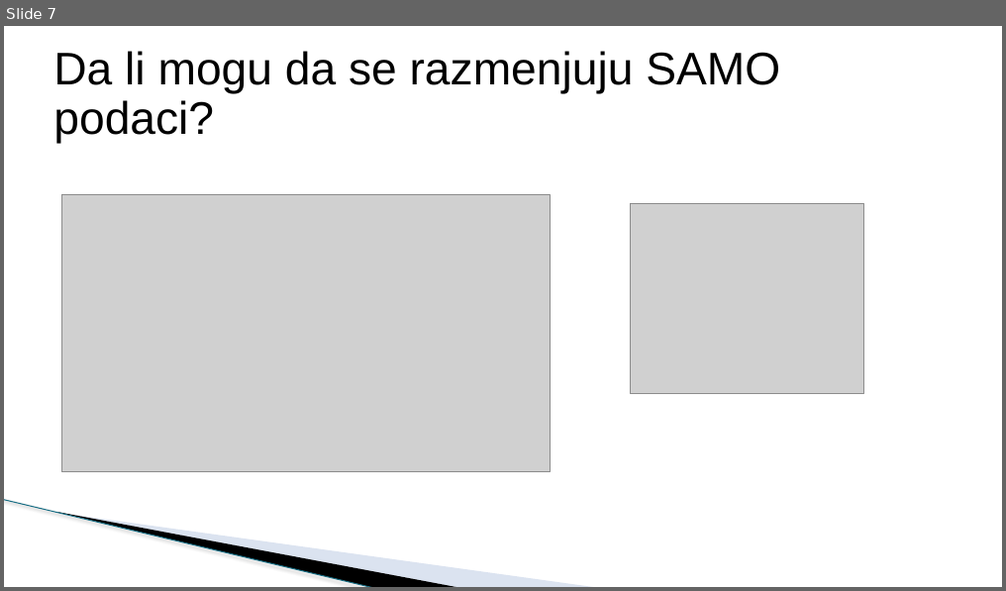
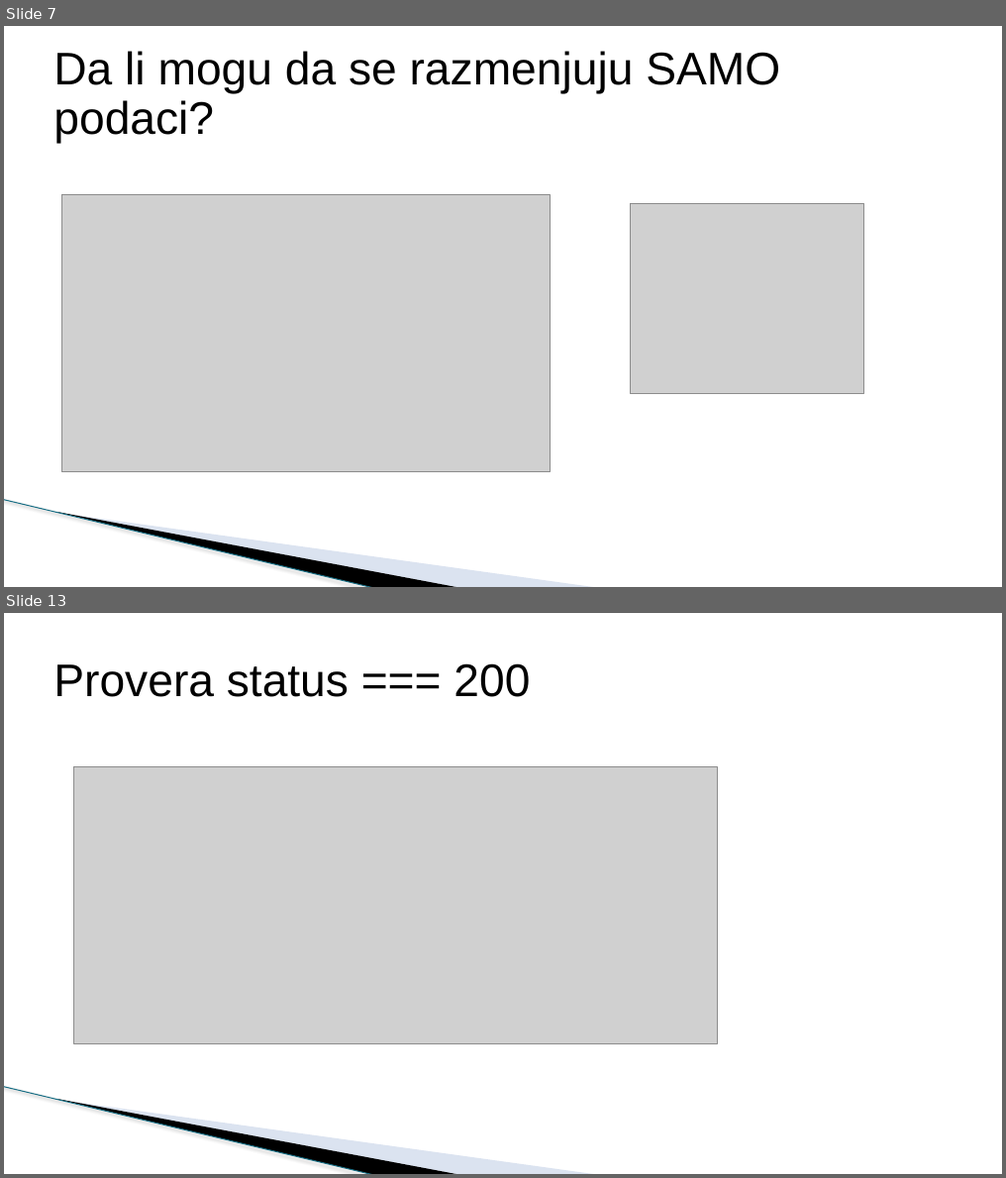
Before and after one commit to todalexcode/kurs-front-end, a slide deck: sesija-26/PPT/Front-End Developer-26.pptx. Shown one above the other, each under a label of ours: slide 7 before the commit, slides 7 and 13 after it; the slides between them are not shown. The pictures are 1006x591 and 1006x1178 pixels, drawn with LibreOffice and Linux fonts; fonts in the diff are those of the drawing; grey boxes stand for pictures; background and template pictures are left out. Boxes give left, top, right and bottom in pixels: in the first picture for what was removed or moved away, otherwise in the second. Text is boxed around its words. In the diff, an @@ line names an element or a change of style, - is before the commit and + after.

```diff
--- a/sesija-26/PPT/Front-End Developer-26.pptx
+++ b/sesija-26/PPT/Front-End Developer-26.pptx
@@ slide 13 added at box(4, 613, 1002, 1174), background #FFFFFF; not listed: 3 template elements that a slide beside it also shows @@
@@ title added at box(54, 663, 530, 697), 44 pt, text #000000 @@
+Provera status === 200
@@ picture added at box(74, 767, 718, 1045) @@
```
Also in this commit, not shown: 7 other slides added, 6 other files.
